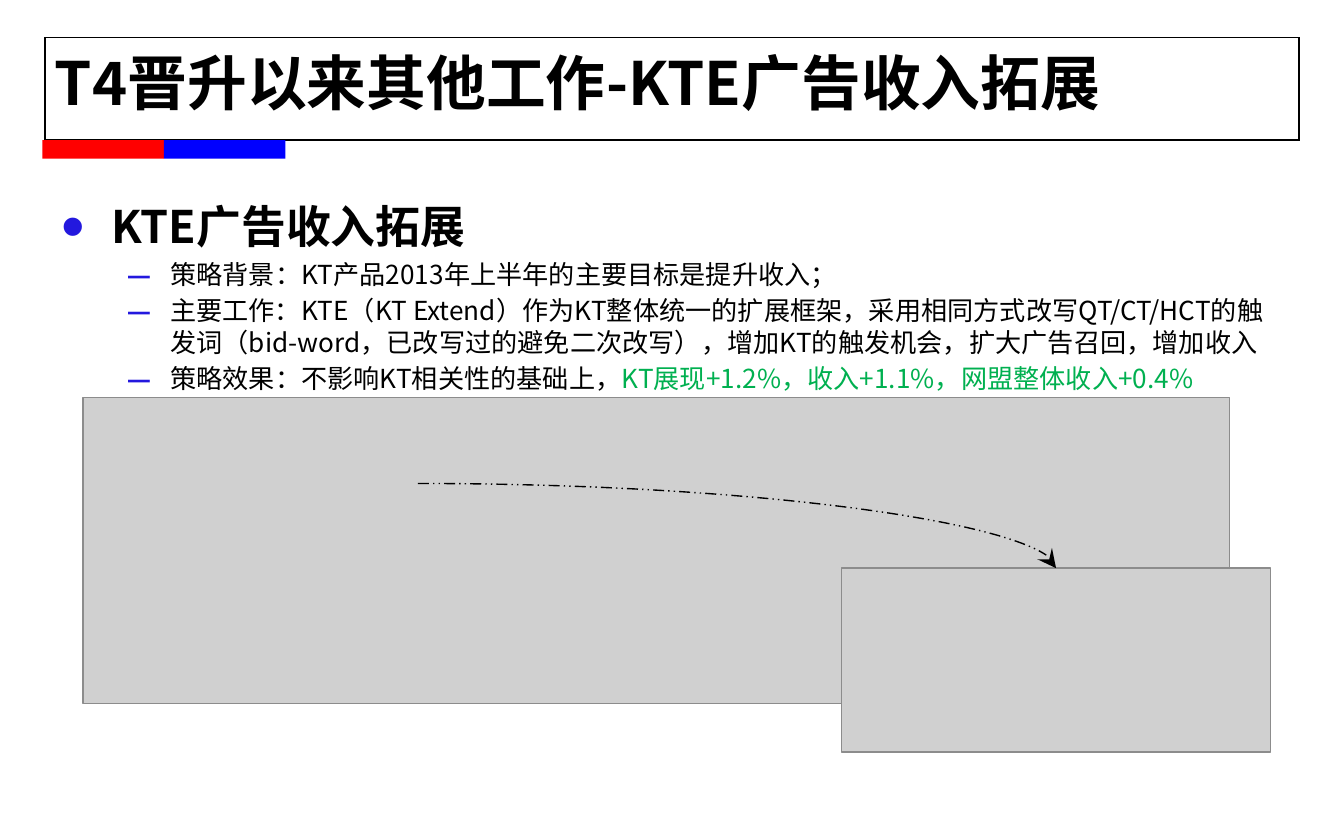
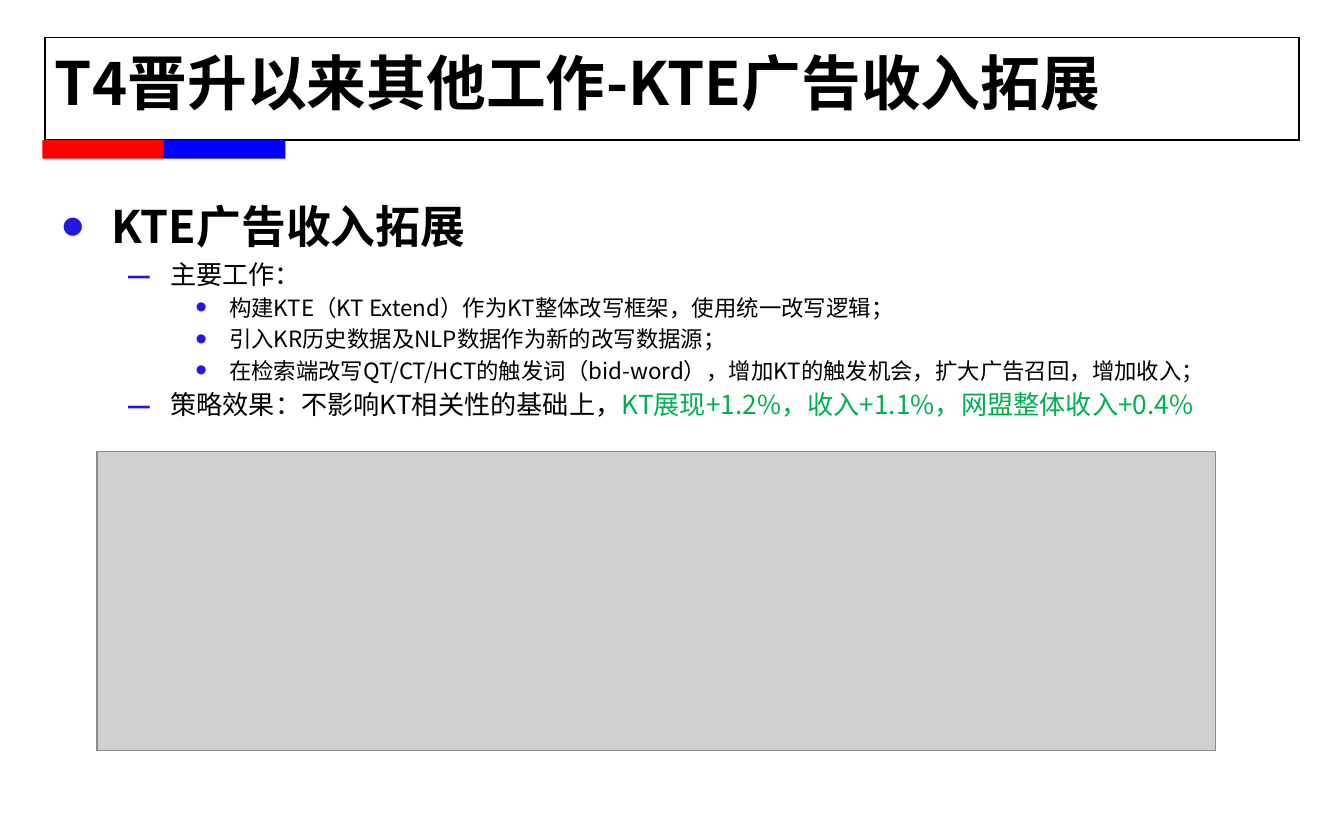
Before and after one commit to alexxyjiang/baidu-tech-report, a slide deck: slide 10 of For T5/蒋学渊_2015年春工作述职.pptx (slide 12 before the commit). Drawn at 1344x840 pixels with LibreOffice and Linux fonts; fonts in the diff are those of the drawing; grey boxes stand for pictures; background and template pictures are left out. Boxes give left, top, right and bottom in pixels: in the first picture for what was removed or moved away, otherwise in the second. Text is boxed around its words. In the diff, an @@ line names an element or a change of style, - is before the commit and + after.

```diff
--- a/For T5/蒋学渊_2015年春工作述职.pptx
+++ b/For T5/蒋学渊_2015年春工作述职.pptx
@@ text at [170, 262, 1204, 383]: text changed; size 14 to 12 pt @@
-  – 策略背景：KT产品2013年上半年的主要目标是提升收入；
-  – 主要工作：KTE（KT Extend）作为KT整体统一的扩展框架，采用相同方式改写QT/CT/HCT的触发词（bid-word，已改写过的避免二次改写），增加KT的触发机会，扩大广告召回，增加收入
+  – 主要工作：
+    • 构建KTE（KT Extend）作为KT整体改写框架，使用统一改写逻辑；
+    • 引入KR历史数据及NLP数据作为新的改写数据源；
+    • 在检索端改写QT/CT/HCT的触发词（bid-word），增加KT的触发机会，扩大广告召回，增加收入；
@@ picture: place and size @@
-picture at [83, 398, 1230, 704]
+picture at [97, 452, 1215, 751]
@@ curved arrow removed from (418, 484) to (1056, 569) @@
@@ picture removed at [841, 569, 1271, 753] @@
```
Also in this commit, not shown: 8 other slides changed, 2 slides added, 4 slides removed, 11 other files.
